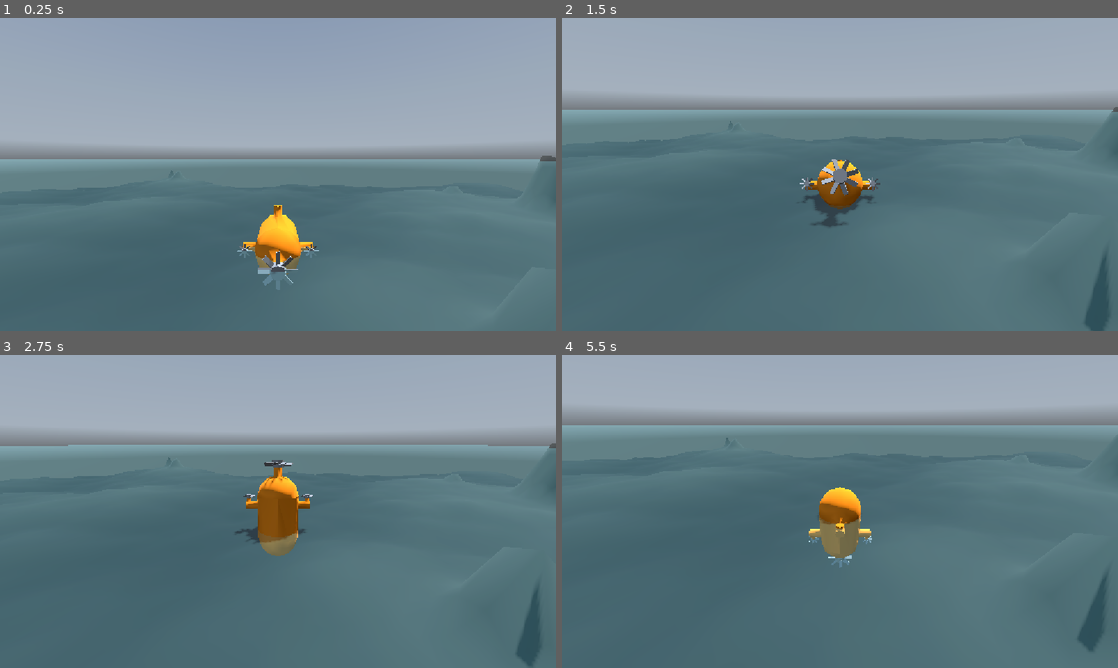
Above: before the commit, frames 1-4 (two rows, left to right).
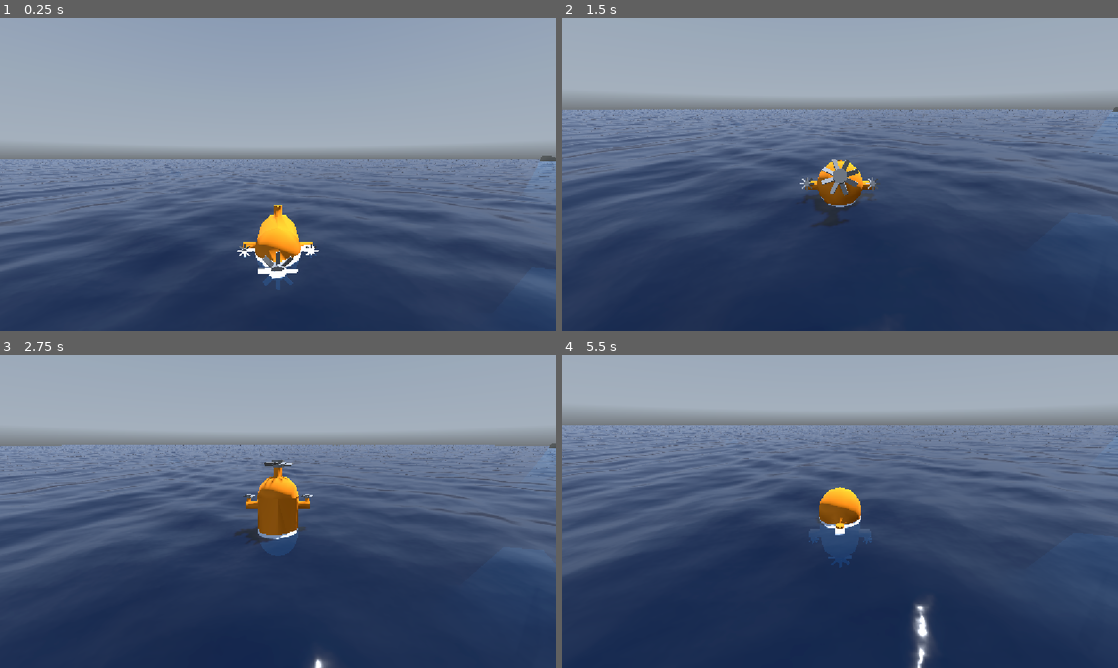
Above: after the commit, the same moments.

Repository: JanWack/untitled_underwater_game
Game: Godot game, scene res://scenes/test_map.tscn
Same seed, same stepped clock (60 frames per second), same inputs: the game is played once before the commit and once after it. A sky picture missing from this copy of the repository is replaced by a grey-blue gradient.
Inputs (mouse positions are in pixels of both pictures, inside the frame that each line leads up to):
- Up to frame 1 (0.25 s): no input
- Up to frame 2 (1.5 s): tap Enter at 0.5 s; move the mouse to (867, 174) at 0.52 s; hold Right mouse button (break) 0.53-1.28 s; hold W (up) from 0.53 s (still down); move the mouse to (812, 174) at 1.27 s; right-click (812, 174) at 1.35 s
- Up to frame 3 (2.75 s): keep holding W (up); move the mouse to (289, 505) at 2.02 s; press the mouse at (289, 505) at 2.03 s; right-click (289, 505) at 2.3 s
- Up to frame 4 (5.5 s): keep holding W (up); move the mouse to (834, 517) at 2.77 s; release the mouse at (834, 517) at 2.78 s; tap Shift (switch_camera) at 2.85 s; right-click (834, 517) at 3.05 s; move the mouse to (878, 514) at 3.52 s; hold Right mouse button (break) 3.53-4.28 s; tap Mouse wheel up (zoom_in) at 3.6 s; move the mouse to (795, 508) at 4.27 s; tap Mouse wheel down (zoom_out) at 4.35 s; right-click (795, 508) at 4.55 s; move the mouse to (845, 511) at 5.02 s; hold Right mouse button (break) from 5.03 s (still down)

The runs differ from the first frame. In frame 1, 39% of the frame differs, in the area x 0-100%, y 45-100%; in frame 2, 53%; in frame 3, 54%; in frame 4, 57%, in the area x 0-100%, y 22-100%.

Commit message:
water shader

Diff:
--- /dev/null
+++ b/untitled-underwater-game/assets/water/stylized_water.gdshader
@@ -0,0 +1,133 @@
+// Stylized Water
+// Depth-tinted water with foam where it meets objects, moving normal maps and
+// vertex waves.
+// Godot 4.7 · CC0 1.0 · godotlearning.com/shaders/stylized-water
+shader_type spatial;
+// blend_mix: ALPHA is transparency. depth_draw_opaque: depth is written for
+// opaque surfaces only, and writing ALPHA makes this one transparent, so the
+// water writes no depth. cull_back: the underside is not drawn. diffuse_burley
+// and specular_schlick_ggx are Godot's default lighting models.
+render_mode blend_mix, depth_draw_opaque, cull_back, diffuse_burley, specular_schlick_ggx;
+
+// Colour where the water is shallow. Alpha is how opaque it is there.
+uniform vec4 shallow_color : source_color = vec4(0.24, 0.8, 0.76, 0.45);
+// Colour where the water is depth_distance metres deep or more.
+uniform vec4 deep_color : source_color = vec4(0.02, 0.17, 0.33, 0.94);
+// Metres of water (measured straight down) over which the colour goes from
+// shallow_color to deep_color.
+uniform float depth_distance : hint_range(0.1, 50.0) = 2.0;
+// Colour of the foam. Alpha is how opaque the foam is.
+uniform vec4 foam_color : source_color = vec4(0.96, 0.98, 1.0, 1.0);
+// Metres of water depth that still get foam. 0 turns foam off.
+uniform float foam_width : hint_range(0.0, 1.0) = 0.2;
+// How high a crest can rise above the plane, in metres. 0 turns waves off.
+uniform float wave_height : hint_range(0.0, 1.0) = 0.1;
+// Length of the longest wave in metres. The other three are shorter.
+uniform float wave_length : hint_range(0.5, 20.0) = 4.0;
+// Speed of the waves and of the normal map scroll. 0 freezes the water. The
+// 0.01 step stops the water jumping when TIME wraps round after an hour.
+uniform float wave_speed : hint_range(0.0, 2.0, 0.01) = 0.5;
+// Two tileable normal maps, scrolled in different directions and added.
+uniform sampler2D normal_map_a : hint_normal, filter_linear_mipmap, repeat_enable;
+uniform sampler2D normal_map_b : hint_normal, filter_linear_mipmap, repeat_enable;
+// Strength of the small ripples from the normal maps. 0 leaves only the waves.
+uniform float normal_scale : hint_range(0.0, 2.0) = 0.25;
+// Metres covered by one tile of normal_map_a. normal_map_b tiles twice as often.
+uniform float normal_tile_size : hint_range(0.5, 50.0) = 8.0;
+// Surface roughness of the water. Low values give a small, sharp sun glint.
+uniform float roughness : hint_range(0.0, 1.0) = 0.06;
+
+// The depth buffer of everything opaque drawn before the water.
+uniform sampler2D depth_texture : hint_depth_texture, repeat_disable, filter_nearest;
+
+// Four sine waves: direction (unit vector), length as a fraction of
+// wave_length, share of wave_height, and how many half turns each makes per
+// unit of TIME * wave_speed. Whole numbers of half turns make every wave repeat
+// after 2 units, which is 4 seconds at the default wave_speed of 0.5.
+const vec2 WAVE_DIR[4] = vec2[4](
+	vec2(0.958, 0.287), vec2(-0.447, 0.894), vec2(0.6, -0.8), vec2(-0.894, -0.447)
+);
+const float WAVE_LENGTH[4] = float[4](1.0, 0.71, 0.53, 0.37);
+const float WAVE_SHARE[4] = float[4](0.4, 0.27, 0.2, 0.13);
+const float WAVE_HALF_TURNS[4] = float[4](1.0, 2.0, 2.0, 3.0);
+
+varying vec2 world_xz;
+
+// Height of the surface at a world position, and its slope along x and z.
+vec3 waves(vec2 xz, float t) {
+	float height = 0.0;
+	vec2 slope = vec2(0.0);
+	for (int i = 0; i < 4; i++) {
+		float k = TAU / (wave_length * WAVE_LENGTH[i]);
+		float phase = k * dot(WAVE_DIR[i], xz) - PI * WAVE_HALF_TURNS[i] * t;
+		float amplitude = wave_height * WAVE_SHARE[i];
+		height += amplitude * sin(phase);
+		// d/dx and d/dz of amplitude * sin(phase): the chain rule gives
+		// amplitude * cos(phase) * k * direction.
+		slope += amplitude * cos(phase) * k * WAVE_DIR[i];
+	}
+	return vec3(height, slope);
+}
+
+void vertex() {
+	// Waves are placed in world space, so tiles of water side by side line up.
+	vec3 world = (MODEL_MATRIX * vec4(VERTEX, 1.0)).xyz;
+	world_xz = world.xz;
+	vec3 wave = waves(world.xz, TIME * wave_speed);
+	VERTEX.y += wave.x;
+	// The surface y = h(x, z) has the normal (-dh/dx, 1, -dh/dz). Tangent and
+	// binormal tilt by the slope along their own direction, so normal mapping
+	// follows the waves.
+	vec2 slope = wave.yz;
+	NORMAL = normalize(vec3(-slope.x, 1.0, -slope.y));
+	TANGENT = normalize(vec3(TANGENT.x, dot(TANGENT.xz, slope), TANGENT.z));
+	BINORMAL = normalize(vec3(BINORMAL.x, dot(BINORMAL.xz, slope), BINORMAL.z));
+}
+
+void fragment() {
+	float t = TIME * wave_speed;
+
+	// Ripples: two normal maps scrolling in different directions. Each moves a
+	// whole number of tiles every 2 units of t, so the scroll loops with the waves.
+	vec2 uv = world_xz / normal_tile_size;
+	vec2 uv_a = uv + vec2(0.5, 0.0) * t;
+	vec2 uv_b = uv * 2.0 + vec2(-0.5, 0.5) * t;
+	vec2 ripple_a = texture(normal_map_a, uv_a).rg * 2.0 - 1.0;
+	vec2 ripple_b = texture(normal_map_b, uv_b).rg * 2.0 - 1.0;
+	// Adding the x and y slopes of two normal maps blends them; Godot rebuilds
+	// the blue channel from x and y.
+	vec2 ripple = ripple_a + ripple_b;
+	ripple /= max(1.0, length(ripple) / 0.95);
+
+	// Depth: rebuild the position of whatever opaque surface is behind this
+	// pixel, then measure how far below the water surface it is.
+	float raw_depth = textureLod(depth_texture, SCREEN_UV, 0.0).r;
+#if CURRENT_RENDERER == RENDERER_COMPATIBILITY
+	// OpenGL (Compatibility): NDC depth runs from -1 to 1.
+	vec3 ndc = vec3(SCREEN_UV, raw_depth) * 2.0 - 1.0;
+#else
+	// Vulkan (Forward+ and Mobile): NDC depth runs from 0 to 1.
+	vec3 ndc = vec3(SCREEN_UV * 2.0 - 1.0, raw_depth);
+#endif
+	vec4 behind_view = INV_PROJECTION_MATRIX * vec4(ndc, 1.0);
+	behind_view.xyz /= behind_view.w;
+	vec3 behind_world = (INV_VIEW_MATRIX * vec4(behind_view.xyz, 1.0)).xyz;
+	vec3 surface_world = (INV_VIEW_MATRIX * vec4(VERTEX, 1.0)).xyz;
+	float water_depth = max(surface_world.y - behind_world.y, 0.0);
+
+	// Colour: shallow to deep over depth_distance metres.
+	vec4 water = mix(shallow_color, deep_color, clamp(water_depth / depth_distance, 0.0, 1.0));
+
+	// Foam: 1 where the water touches something, 0 at foam_width metres deep.
+	// A threshold taken from the ripples breaks the band into moving patches.
+	float edge = foam_width > 0.0 ? 1.0 - clamp(water_depth / foam_width, 0.0, 1.0) : 0.0;
+	float threshold = clamp(0.5 + 0.35 * (ripple_a.x + ripple_b.y), 0.05, 0.95);
+	float foam = smoothstep(threshold - 0.06, threshold + 0.06, edge);
+
+	ALBEDO = mix(water.rgb, foam_color.rgb, foam);
+	ALPHA = mix(water.a, foam_color.a, foam);
+	ROUGHNESS = mix(roughness, 0.9, foam);
+	SPECULAR = 0.5;
+	NORMAL_MAP = vec3(ripple * 0.5 + 0.5, 1.0);
+	NORMAL_MAP_DEPTH = normal_scale * (1.0 - foam);
+}
--- /dev/null
+++ b/untitled-underwater-game/assets/water/water_material.tres
@@ -0,0 +1,22 @@
+[gd_resource type="ShaderMaterial" format=3 uid="uid://vupq4xdw4cs4"]
+
+[ext_resource type="Shader" uid="uid://chy2go4ieprps" path="res://assets/water/stylized_water.gdshader" id="1_water"]
+[ext_resource type="Texture2D" uid="uid://fnrpdyrdbysq" path="res://assets/water/water_normal_a.png" id="2_normal_a"]
+[ext_resource type="Texture2D" uid="uid://b18d43tnaavvo" path="res://assets/water/water_normal_b.png" id="3_normal_b"]
+
+[resource]
+render_priority = 0
+shader = ExtResource("1_water")
+shader_parameter/shallow_color = Color(0.009336307, 0.114095114, 0.23800987, 0.9411765)
+shader_parameter/deep_color = Color(0.0043511824, 0.06440116, 0.15024424, 0.9411765)
+shader_parameter/depth_distance = 25.00000118424012
+shader_parameter/foam_color = Color(0.96, 0.98, 1, 1)
+shader_parameter/foam_width = 0.2
+shader_parameter/wave_height = 0.1
+shader_parameter/wave_length = 4.0
+shader_parameter/wave_speed = 0.03999999910592
+shader_parameter/normal_map_a = ExtResource("2_normal_a")
+shader_parameter/normal_map_b = ExtResource("3_normal_b")
+shader_parameter/normal_scale = 0.10000000475
+shader_parameter/normal_tile_size = 50.0
+shader_parameter/roughness = 0.06
--- a/untitled-underwater-game/scenes/test_map.tscn
+++ b/untitled-underwater-game/scenes/test_map.tscn
@@ -4,6 +4,7 @@
 [ext_resource type="PackedScene" uid="uid://bwtv6nod8ovtg" path="res://scenes/submarine.tscn" id="2_fn2sa"]
 [ext_resource type="Script" uid="uid://ckkp8j21wg3lf" path="res://scripts/terrain/terrain_generation.gd" id="3_57l66"]
 [ext_resource type="PackedScene" uid="uid://duq6hibgixvvv" path="res://scenes/follow_cam.tscn" id="3_bdpbv"]
+[ext_resource type="Material" uid="uid://vupq4xdw4cs4" path="res://assets/water/water_material.tres" id="4_kddbv"]
 [ext_resource type="FastNoiseLite" uid="uid://bdr8a2vsj1bix" path="res://assets/terrain/terrain_noise.tres" id="4_p21b5"]
 [ext_resource type="PackedScene" uid="uid://dy1gwvxdmw15x" path="res://scenes/photo_preview.tscn" id="6_ss0f2"]
 
@@ -33,13 +34,10 @@
 _data = [Vector2(0, 0), 0.0, 0.0, 0, 0, Vector2(0.80499995, 0), 0.0, 0.0, 0, 0, Vector2(0.91999996, 0.92134833), 4.14866, 4.14866, 0, 0, Vector2(1, 1), 0.0, 0.0, 0, 0]
 point_count = 4
 
-[sub_resource type="StandardMaterial3D" id="StandardMaterial3D_2d0f3"]
-transparency = 1
-albedo_color = Color(0.54901963, 1, 1, 0.15686275)
-
 [sub_resource type="PlaneMesh" id="PlaneMesh_e13ah"]
-material = SubResource("StandardMaterial3D_2d0f3")
 size = Vector2(1024, 1024)
+subdivide_width = 1024
+subdivide_depth = 1024
 
 [node name="TestMap" type="Node3D" unique_id=1311249851]
 
@@ -63,6 +61,7 @@
 island_height_cutoff = SubResource("Curve_p21b5")
 
 [node name="water" type="MeshInstance3D" parent="Terrain" unique_id=117240933]
+material_override = ExtResource("4_kddbv")
 mesh = SubResource("PlaneMesh_e13ah")
 
 [node name="Submarine" parent="." unique_id=795292559 instance=ExtResource("2_fn2sa")]
Not shown, added: untitled-underwater-game/assets/water/stylized_water.gdshader.uid
Binary file added: untitled-underwater-game/assets/water/water_normal_a.png
Not shown, added: untitled-underwater-game/assets/water/water_normal_a.png.import
Binary file added: untitled-underwater-game/assets/water/water_normal_b.png
Not shown, added: untitled-underwater-game/assets/water/water_normal_b.png.import
